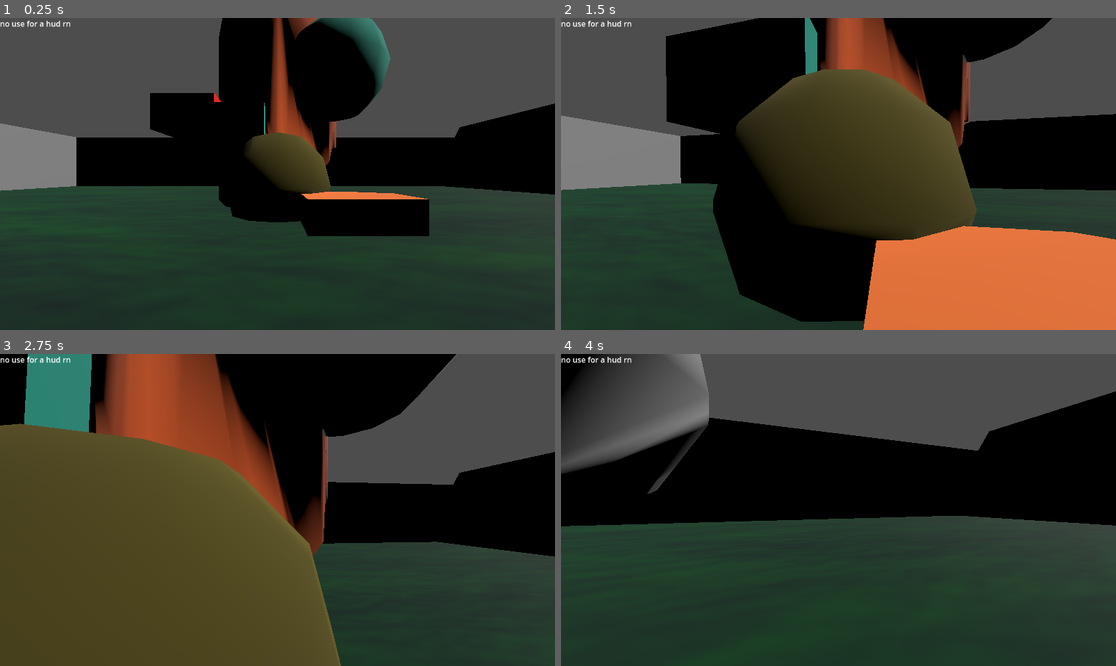
Above: before the commit, frames 1-4 (two rows, left to right).
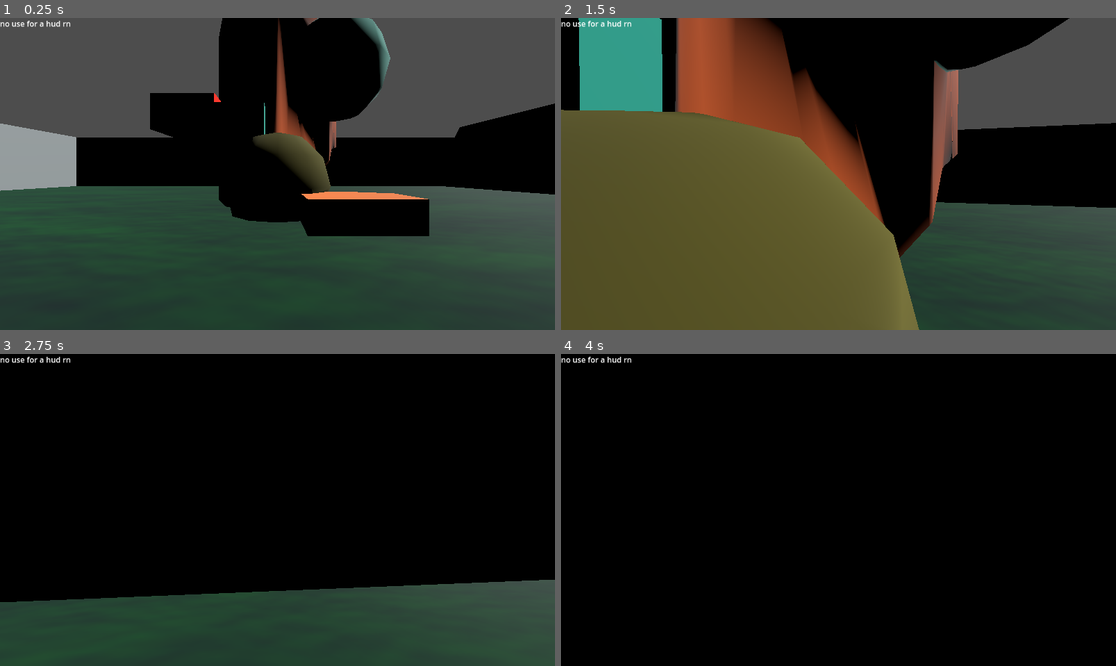
Above: after the commit, the same moments.

Repository: TravisEvans/boomertag
Game: Godot game, scene res://main.tscn
Same seed, same stepped clock (60 frames per second), same inputs: the game is played once before the commit and once after it.
Inputs (mouse positions are in pixels of both pictures, inside the frame that each line leads up to):
- Up to frame 1 (0.25 s): no input
- Up to frame 2 (1.5 s): tap Enter at 0.5 s; move the mouse to (866, 174) at 0.52 s; hold Ctrl (crouch) 0.53-1.28 s; hold W (forward) from 0.53 s (still down); tap Space (jump) at 0.77 s; move the mouse to (810, 174) at 1.27 s; tap Ctrl (crouch) at 1.35 s
- Up to frame 3 (2.75 s): keep holding W (forward); tap Space (jump) at 1.52 s; move the mouse to (288, 503) at 2.02 s; hold Shift (sprint) from 2.03 s (still down); tap Ctrl (crouch) at 2.3 s
- Up to frame 4 (4 s): keep holding W (forward); move the mouse to (832, 516) at 2.77 s; release Shift (sprint) at 2.78 s; tap Ctrl (crouch) at 2.85 s; tap Space (jump) at 3.02, 3.77 s; move the mouse to (877, 513) at 3.52 s; hold Ctrl (crouch) from 3.53 s (still down)

The runs differ from the first frame. In frame 1, 8.5% of the frame differs, in the area x 0-100%, y 0-71%; in frame 2, 81%, in the area x 0-100%, y 0-100%; in frame 3, 69%; in frame 4, 72%.

Commit message:
added crouch, and played with world
crouch added, and it interpolates so it isnt instant, played with direct importing .glb but i do not yet know how to make them import with a mesh or anything so no collision

Diff:
--- a/main.tscn
+++ b/main.tscn
@@ -1,8 +1,9 @@
-[gd_scene load_steps=20 format=3 uid="uid://dtbojl4s87h1"]
+[gd_scene load_steps=21 format=3 uid="uid://dtbojl4s87h1"]
 
 [ext_resource type="PackedScene" uid="uid://dwhixuig3yp8w" path="res://player.tscn" id="1_lkojk"]
 [ext_resource type="Script" path="res://main.gd" id="1_nv5t6"]
 [ext_resource type="PackedScene" uid="uid://bk7vc2uakbucv" path="res://ui.tscn" id="3_ip63r"]
+[ext_resource type="PackedScene" uid="uid://cs7vp46r7ie5d" path="res://world.tscn" id="4_ofop0"]
 
 [sub_resource type="BoxShape3D" id="BoxShape3D_mnt0p"]
 size = Vector3(50, 1, 50)
@@ -74,7 +75,11 @@
 [node name="Player" parent="." instance=ExtResource("1_lkojk")]
 
 [node name="DirectionalLight3D" type="DirectionalLight3D" parent="."]
-transform = Transform3D(0.707107, -3.09086e-08, 0.707107, -0.707107, -3.09086e-08, 0.707107, 0, -1, -4.37114e-08, 17.4966, 22.0086, 0)
+transform = Transform3D(0.707107, -3.09086e-08, 0.707107, -0.629346, -0.455902, 0.629346, 0.322372, -0.89003, -0.322372, -16.1634, 44.0145, -45.7971)
+light_color = Color(0.943138, 0.988428, 0.996668, 1)
+light_energy = 1.552
+light_indirect_energy = 3.023
+light_volumetric_fog_energy = 1.552
 
 [node name="UI" parent="." instance=ExtResource("3_ip63r")]
 
@@ -244,4 +249,7 @@
 flip_faces = true
 size = Vector3(10, 10, 10)
 
+[node name="World" parent="." instance=ExtResource("4_ofop0")]
+transform = Transform3D(1, 0, 0, 0, 1, 0, 0, 0, 1, 166.097, -4.63263, 0)
+
 [connection signal="exit" from="UI" to="." method="_on_ui_exit"]
--- a/player.gd
+++ b/player.gd
@@ -5,6 +5,8 @@
 const CROUCH_SPEED_MODIFIER = 0.5
 const JUMP_VELOCITY = 5.5
 const SENSITIVITY = 0.004
+const HEIGHT = 2.0
+const CROUCH_HEIGHT = 1.2
 
 @onready var camera = $CameraPivot/Camera3D
 #@onready var cameraPivot = $CameraPivot # the "head" for rotation, idk check this for more info: https://docs.godotengine.org/en/4.0/tutorials/3d/using_transforms.html
@@ -56,8 +58,8 @@
 func crouch(crouchState: bool):
 	match crouchState:
 		true: # 1. move viewport down, 2. shrink collision box, 3. slow down character?
-			$CollisionShape3D.shape.height = 1.2
+			$CollisionShape3D.shape.height = lerp($CollisionShape3D.shape.height, CROUCH_HEIGHT, 0.1)
 			#$AnimationPlayer.play("crouch") for future reference
 		false:
-			$CollisionShape3D.shape.height = 2.0
+			$CollisionShape3D.shape.height = lerp($CollisionShape3D.shape.height, HEIGHT, 0.1)
 			#$AnimationPlayer.play("idle") for future reference
--- a/ui.tscn
+++ b/ui.tscn
@@ -1,6 +1,7 @@
-[gd_scene load_steps=2 format=3 uid="uid://bk7vc2uakbucv"]
+[gd_scene load_steps=3 format=3 uid="uid://bk7vc2uakbucv"]
 
 [ext_resource type="Script" path="res://ui.gd" id="1_ib83g"]
+[ext_resource type="Texture2D" uid="uid://bddvm87700jm1" path="res://UI/art/crosshair179.png" id="2_jifps"]
 
 [node name="UI" type="CanvasLayer"]
 script = ExtResource("1_ib83g")
@@ -19,7 +20,25 @@
 offset_bottom = 23.0
 text = "no use for a hud rn"
 
+[node name="CenterContainer" type="CenterContainer" parent="HUD"]
+layout_mode = 1
+anchors_preset = 8
+anchor_left = 0.5
+anchor_top = 0.5
+anchor_right = 0.5
+anchor_bottom = 0.5
+offset_left = -20.0
+offset_top = -20.0
+offset_right = 20.0
+offset_bottom = 20.0
+grow_horizontal = 2
+grow_vertical = 2
+
+[node name="Crosshair179" type="Sprite2D" parent="HUD/CenterContainer"]
+texture = ExtResource("2_jifps")
+
 [node name="Menu" type="Control" parent="."]
+visible = false
 layout_mode = 3
 anchors_preset = 15
 anchor_right = 1.0
--- /dev/null
+++ b/world.tscn
@@ -0,0 +1,138 @@
+[gd_scene load_steps=14 format=3 uid="uid://cs7vp46r7ie5d"]
+
+[ext_resource type="PackedScene" uid="uid://dlb6fcbphrmcu" path="res://World/Models/wall.glb" id="1_ce3a8"]
+[ext_resource type="PackedScene" uid="uid://bf5dkpbt1xj7y" path="res://World/Models/floor.glb" id="2_gn4ei"]
+[ext_resource type="PackedScene" uid="uid://7lfcjtr1yjr4" path="res://World/Models/stairs-corner-inner.glb" id="3_rnfo1"]
+[ext_resource type="PackedScene" uid="uid://b4y825oaqm0ku" path="res://World/Models/stairs.glb" id="4_ik76b"]
+[ext_resource type="PackedScene" uid="uid://c8ew6io7aqn8l" path="res://World/Models/statue.glb" id="5_lp0fq"]
+[ext_resource type="PackedScene" uid="uid://bqexmgqn2pjs1" path="res://World/Models/weapon-rack.glb" id="6_a8aw6"]
+[ext_resource type="PackedScene" uid="uid://ua5e2537npl6" path="res://World/Models/wall-corner.glb" id="7_y4eeo"]
+[ext_resource type="PackedScene" uid="uid://drjxtvf7iklfy" path="res://World/Models/tree.glb" id="8_5gbe0"]
+[ext_resource type="PackedScene" uid="uid://clq0qjt06lt0w" path="res://World/Models/floor-detail.glb" id="9_nui87"]
+[ext_resource type="PackedScene" uid="uid://dddqshslmjdla" path="res://World/Models/wall-gate.glb" id="10_bs6jd"]
+
+[sub_resource type="BoxShape3D" id="BoxShape3D_p7spx"]
+size = Vector3(50, 1, 50)
+
+[sub_resource type="BoxMesh" id="BoxMesh_n2t3q"]
+size = Vector3(100, 1, 100)
+
+[sub_resource type="StandardMaterial3D" id="StandardMaterial3D_pt1kj"]
+albedo_color = Color(0.517647, 0.501961, 0.427451, 1)
+
+[node name="World" type="Node3D"]
+
+[node name="StaticBody3D" type="StaticBody3D" parent="."]
+transform = Transform3D(1, 0, 0, 0, 1, 0, 0, 0, 1, 0, -0.5, 0)
+
+[node name="CollisionShape3D" type="CollisionShape3D" parent="StaticBody3D"]
+shape = SubResource("BoxShape3D_p7spx")
+
+[node name="MeshInstance3D" type="MeshInstance3D" parent="StaticBody3D"]
+visible = false
+mesh = SubResource("BoxMesh_n2t3q")
+surface_material_override/0 = SubResource("StandardMaterial3D_pt1kj")
+
+[node name="Node" type="Node3D" parent="."]
+
+[node name="wall2" parent="Node" instance=ExtResource("1_ce3a8")]
+transform = Transform3D(1, 0, 0, 0, 1, 0, 0, 0, 1, 6, 0, 1)
+
+[node name="wall3" parent="Node" instance=ExtResource("1_ce3a8")]
+transform = Transform3D(1, 0, 0, 0, 1, 0, 0, 0, 1, 5, 0, 1)
+
+[node name="wall4" parent="Node" instance=ExtResource("1_ce3a8")]
+transform = Transform3D(1, 0, 0, 0, 1, 0, 0, 0, 1, 4, 0, 1)
+
+[node name="wall5" parent="Node" instance=ExtResource("1_ce3a8")]
+transform = Transform3D(1, 0, 0, 0, 1, 0, 0, 0, 1, 3, 0, 1)
+
+[node name="wall6" parent="Node" instance=ExtResource("1_ce3a8")]
+transform = Transform3D(1, 0, 0, 0, 1, 0, 0, 0, 1, 2, 0, 1)
+
+[node name="wall7" parent="Node" instance=ExtResource("1_ce3a8")]
+transform = Transform3D(1, 0, 0, 0, 1, 0, 0, 0, 1, 1, 0, 1)
+
+[node name="wall15" parent="Node" instance=ExtResource("1_ce3a8")]
+transform = Transform3D(1, 0, 0, 0, 1, 0, 0, 0, 1, 4.17808, 0, -5.14969)
+
+[node name="wall16" parent="Node" instance=ExtResource("1_ce3a8")]
+transform = Transform3D(1, 0, 0, 0, 1, 0, 0, 0, 1, 3.17808, 0, -5.10669)
+
+[node name="wall17" parent="Node" instance=ExtResource("1_ce3a8")]
+transform = Transform3D(1, 0, 0, 0, 1, 0, 0, 0, 1, 2.17808, 0, -5.10669)
+
+[node name="wall18" parent="Node" instance=ExtResource("1_ce3a8")]
+transform = Transform3D(1, 0, 0, 0, 1, 0, 0, 0, 1, 1.17808, 0, -5.10669)
+
+[node name="wall8" parent="Node" instance=ExtResource("1_ce3a8")]
+transform = Transform3D(-4.37114e-08, 0, 1, 0, 1, 0, -1, 0, -4.37114e-08, 6.96862, 0, -4.90177)
+
+[node name="wall14" parent="Node" instance=ExtResource("1_ce3a8")]
+transform = Transform3D(-1, 0, -8.74228e-08, 0, 1, 0, 8.74228e-08, 0, -1, 5.16949, 0, -5.09749)
+
+[node name="wall9" parent="Node" instance=ExtResource("1_ce3a8")]
+transform = Transform3D(-4.37114e-08, 0, 1, 0, 1, 0, -1, 0, -4.37114e-08, 6.96862, 0, -3.90177)
+
+[node name="wall10" parent="Node" instance=ExtResource("1_ce3a8")]
+transform = Transform3D(-4.37114e-08, 0, 1, 0, 1, 0, -1, 0, -4.37114e-08, 6.96862, 0, -2.90177)
+
+[node name="wall11" parent="Node" instance=ExtResource("1_ce3a8")]
+transform = Transform3D(-4.37114e-08, 0, 1, 0, 1, 0, -1, 0, -4.37114e-08, 6.96862, 0, -1.90177)
+
+[node name="wall12" parent="Node" instance=ExtResource("1_ce3a8")]
+transform = Transform3D(-4.37114e-08, 0, 1, 0, 1, 0, -1, 0, -4.37114e-08, 6.96862, 0, -0.901772)
+
+[node name="wall19" parent="Node" instance=ExtResource("1_ce3a8")]
+transform = Transform3D(-4.37114e-08, 0, 1, 0, 1, 0, -1, 0, -4.37114e-08, 0.391801, 0, -4.88935)
+
+[node name="wall20" parent="Node" instance=ExtResource("1_ce3a8")]
+transform = Transform3D(-4.37114e-08, 0, 1, 0, 1, 0, -1, 0, -4.37114e-08, 0.391801, 0, -3.88935)
+
+[node name="wall21" parent="Node" instance=ExtResource("1_ce3a8")]
+transform = Transform3D(-4.37114e-08, 0, 1, 0, 1, 0, -1, 0, -4.37114e-08, 0.391801, 0, -2.88935)
+
+[node name="wall22" parent="Node" instance=ExtResource("1_ce3a8")]
+transform = Transform3D(-4.37114e-08, 0, 1, 0, 1, 0, -1, 0, -4.37114e-08, 0.391801, 0, -1.88935)
+
+[node name="wall23" parent="Node" instance=ExtResource("1_ce3a8")]
+transform = Transform3D(-4.37114e-08, 0, 1, 0, 1, 0, -1, 0, -4.37114e-08, 0.391801, 0, -0.918154)
+
+[node name="wall13" parent="Node" instance=ExtResource("1_ce3a8")]
+transform = Transform3D(-4.37114e-08, 0, 1, 0, 1, 0, -1, 0, -4.37114e-08, 6.96862, 0, 0.0982275)
+
+[node name="floor2" parent="Node" instance=ExtResource("2_gn4ei")]
+transform = Transform3D(-9, 0, 0, 0, 1, 0, 0, 0, -9, 2.67622, 0, -3.24935)
+
+[node name="stairs-corner-inner2" parent="Node" instance=ExtResource("3_rnfo1")]
+transform = Transform3D(-4.37114e-08, 0, 1, 0, 1, 0, -1, 0, -4.37114e-08, 0.00838983, 0, 0.257662)
+
+[node name="stairs2" parent="Node" instance=ExtResource("4_ik76b")]
+transform = Transform3D(1, 0, 0, 0, 1, 0, 0, 0, 1, 0.00563943, 0, 1.27901)
+
+[node name="stairs3" parent="Node" instance=ExtResource("4_ik76b")]
+transform = Transform3D(-4.37114e-08, 0, 1, 0, 1, 0, -1, 0, -4.37114e-08, -0.9291, 0.464762, 0.258527)
+
+[node name="statue2" parent="Node" instance=ExtResource("5_lp0fq")]
+transform = Transform3D(-1, 0, 8.74228e-08, 0, 1, 0, -8.74228e-08, 0, -1, 6, 1, 1)
+
+[node name="weapon-rack2" parent="Node" instance=ExtResource("6_a8aw6")]
+transform = Transform3D(-4.37114e-08, 0, 1, 0, 1, 0, -1, 0, -4.37114e-08, 0.859832, 2.38419e-07, -1.82364)
+
+[node name="wall-corner2" parent="Node" instance=ExtResource("7_y4eeo")]
+transform = Transform3D(1, 0, 0, 0, 1, 0, 0, 0, 1, 6.9919, 0, 1.02531)
+
+[node name="tree2" parent="." instance=ExtResource("8_5gbe0")]
+transform = Transform3D(1, 0, 0, 0, 1, 0, 0, 0, 1, 5.41005, 0, -3.99421)
+
+[node name="floor-detail2" parent="." instance=ExtResource("9_nui87")]
+transform = Transform3D(1, 0, 0, 0, 1, 0, 0, 0, 1, 5.90393, 0, -1.30064)
+
+[node name="floor-detail3" parent="." instance=ExtResource("9_nui87")]
+transform = Transform3D(0.699888, 0, 0.714253, 0, 1, 0, -0.714253, 0, 0.699888, 1.97281, 0, -1.958)
+
+[node name="floor-detail4" parent="." instance=ExtResource("9_nui87")]
+transform = Transform3D(0.217121, 0, 0.976145, 0, 1, 0, -0.976145, 0, 0.217121, 2.00951, 0, -6.89012)
+
+[node name="wall-gate2" parent="." instance=ExtResource("10_bs6jd")]
+transform = Transform3D(1, 0, 0, 0, 1, 0, 0, 0, 1, 6.17215, 0, -5.08742)
